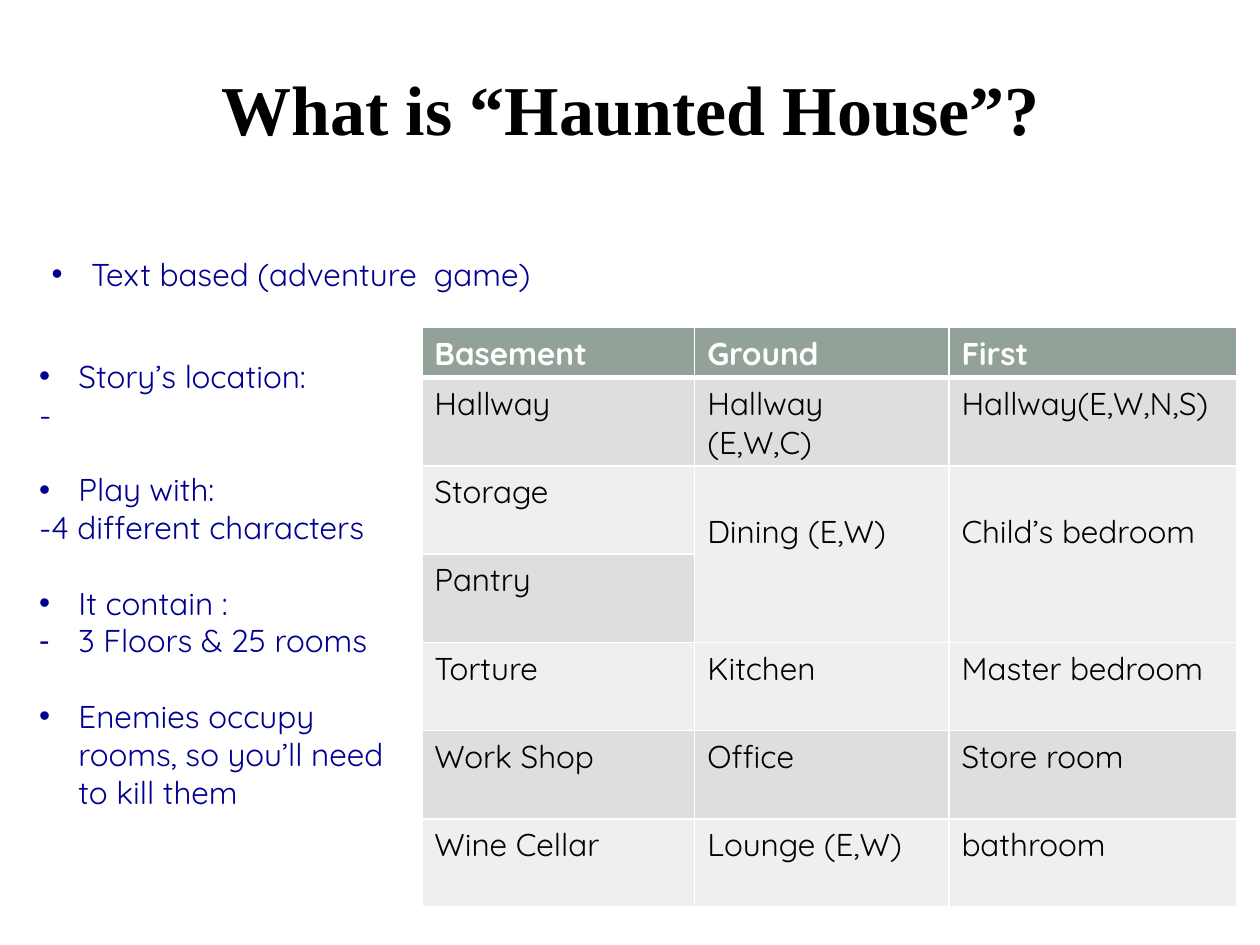
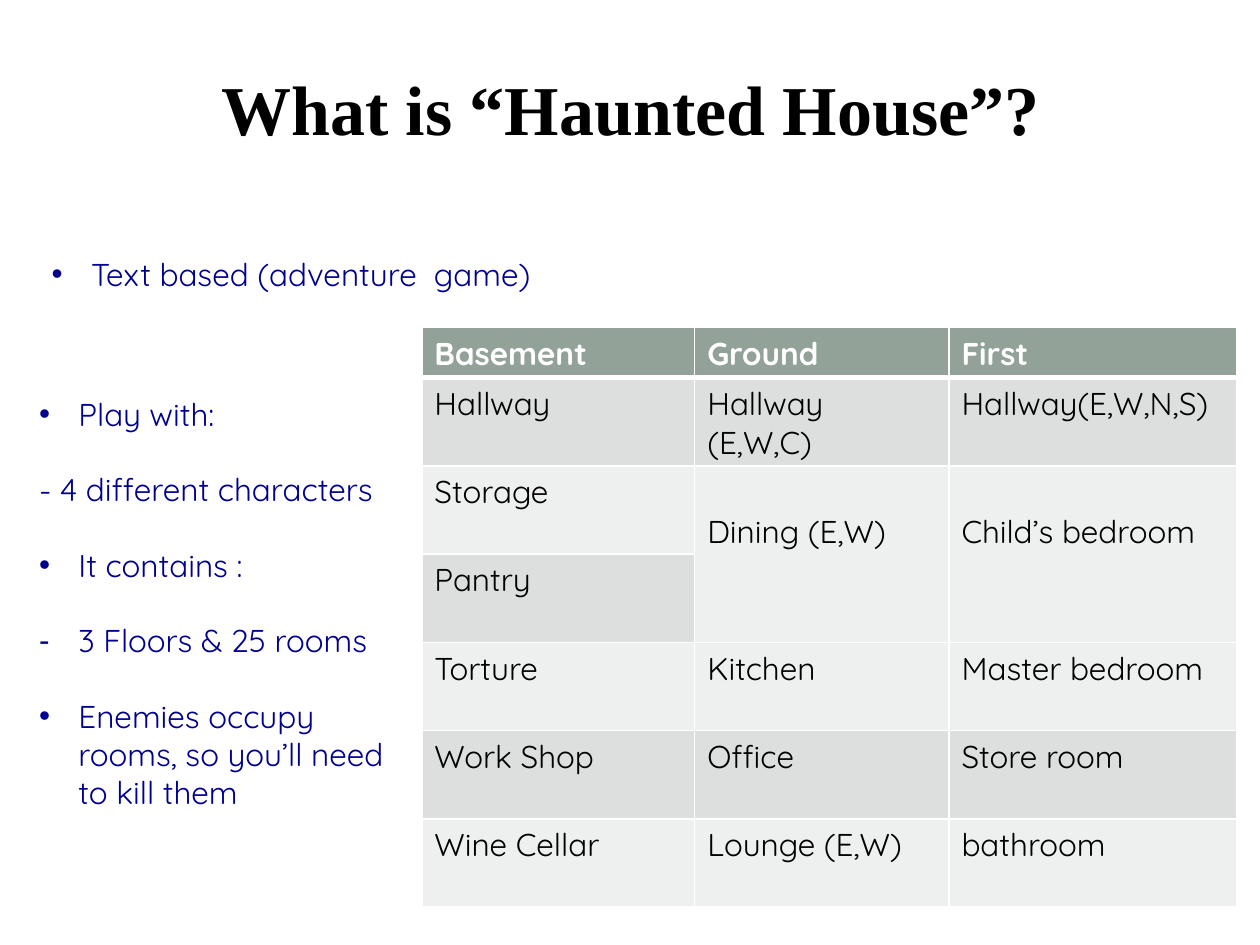
Before and after one commit to BlazeAxtrius/CM1101-Final-Game-Team09, a slide deck: slide 3 of GAME/Game-Plan-Haunted-House.pptx. Drawn at 1260x945 pixels with LibreOffice and Linux fonts; fonts in the diff are those of the drawing; background and template pictures are left out. Boxes give left, top, right and bottom in pixels: in the first picture for what was removed or moved away, otherwise in the second. Text is boxed around its words. In the diff, an @@ line names an element or a change of style, - is before the commit and + after.

```diff
--- a/GAME/Game-Plan-Haunted-House.pptx
+++ b/GAME/Game-Plan-Haunted-House.pptx
@@ text at [78, 364, 306, 395]: paragraphs removed @@
-• Story’s location:
--
@@ text at [60, 477, 373, 578]: text changed @@
--4 different characters
-• It contain :
+- 4 different characters
+• It contains :
```
Also in this commit, not shown: 6 other slides changed, 1 other file.
